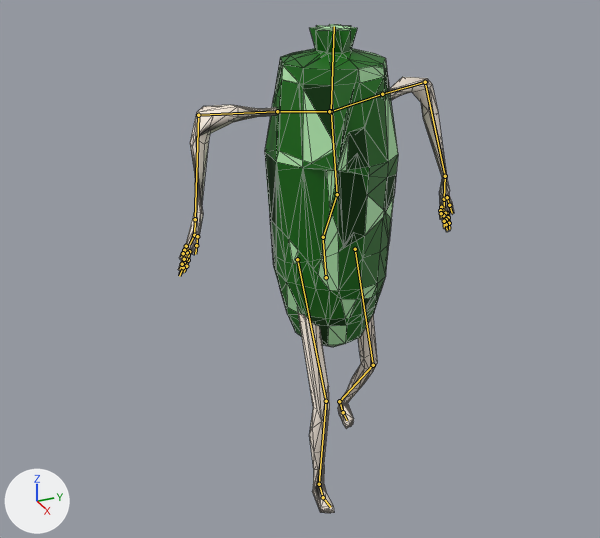
Renders of the glTF model Gangsta Wizards/Main/CHARACTERS/Gourdlings/Gourdling2.glb from each side of a commit.
Camera for both pictures: a camera (50 mm lens) standing at (1.551, -0.803, 0.723) and looking at (-0.017, -0.098, -0.06). The lights are fixed; the arrows at lower left show +X, +Y and +Z. The picture after the commit comes second. Both versions are drawn at frame 1 of the action 'Sprint Lower'; the numbers are the values there. The bones that change, and the others that lie on the model, are drawn over the model as lines. Mesh edges are drawn as thin lines.

The first picture shows 'Gourd Body'.
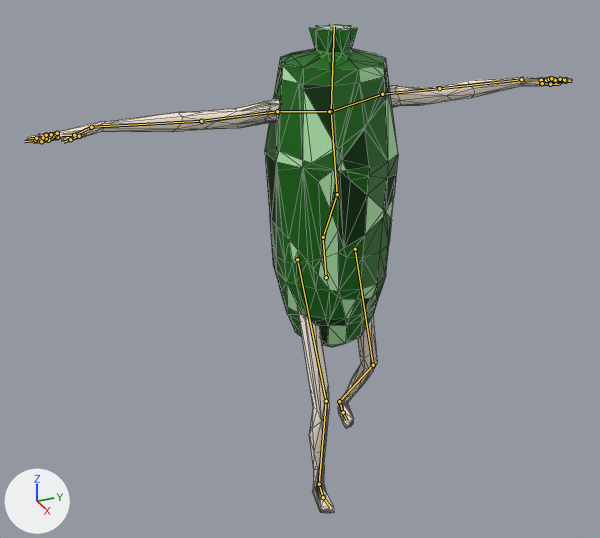
Boxes [x1, y1, x2, y2] around the edits, measured in the pictures (600 x 538 px):
'Gourd Body', posed (97% wider): before [178, 24, 454, 513]; after [27, 24, 573, 513]
bone 'Bicep L', root to tip: before (382, 94) to (425, 82); after (382, 94) to (439, 88)
bone 'Forearm L', root to tip: before (425, 82) to (445, 176); after (439, 88) to (521, 79)
bone 'Wrist L', root to tip: before (445, 176) to (444, 199); after (521, 79) to (541, 80)
bone 'Bicep R', root to tip: before (277, 111) to (198, 115); after (277, 111) to (201, 121)
bone 'Forearm R', root to tip: before (198, 115) to (195, 219); after (201, 121) to (91, 127)
bone 'Wrist R', root to tip: before (195, 219) to (194, 235); after (91, 127) to (74, 135)

The edits, one by one:
Bone 'Bicep L' (bone_bicep_l) turns from (41, 117, 46) to (0, 0, 0) degrees about its own x, y and z.
Bone 'Forearm L' (bone_forearm_l) turns from (81, -16, 18) to (0, 0, 0) degrees about its own x, y and z.
Bone 'Wrist L' (bone_wrist_l) turns from (23, -107, -35) to (0, 0, 0) degrees about its own x, y and z.
Bone 'Bicep R' (bone_bicep_r) turns from (8, 137, 1) to (0, 0, 0) degrees about its own x, y and z.
Bone 'Forearm R' (bone_forearm_r) turns from (-33, -22, -66) to (0, 0, 0) degrees about its own x, y and z.
Bone 'Wrist R' (bone_wrist_r) turns from (-32, -144, 25) to (0, 0, 0) degrees about its own x, y and z.
